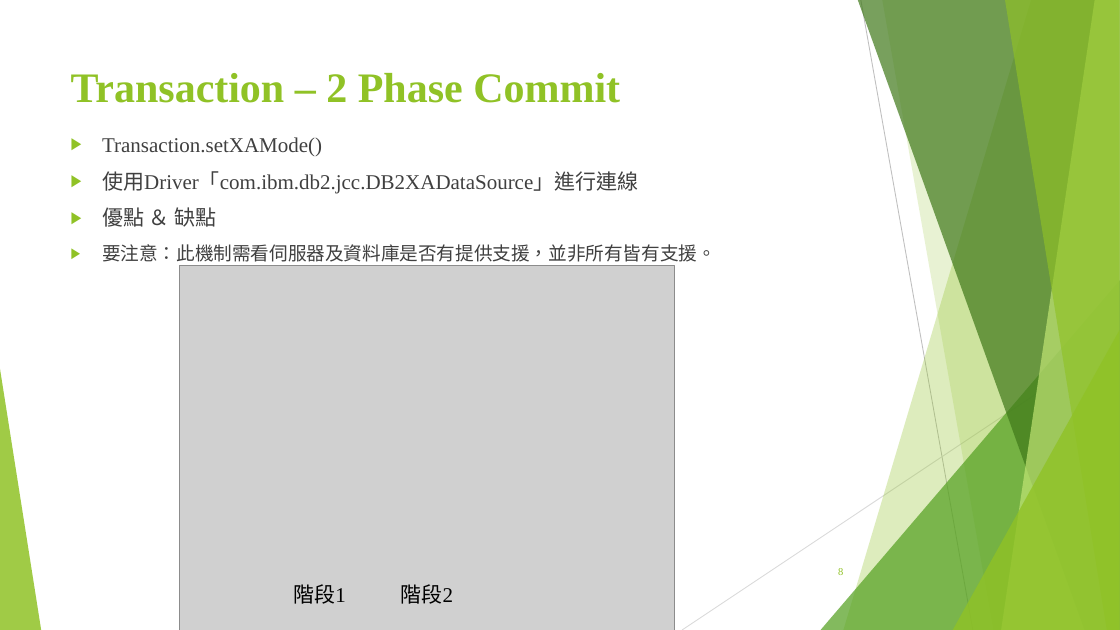
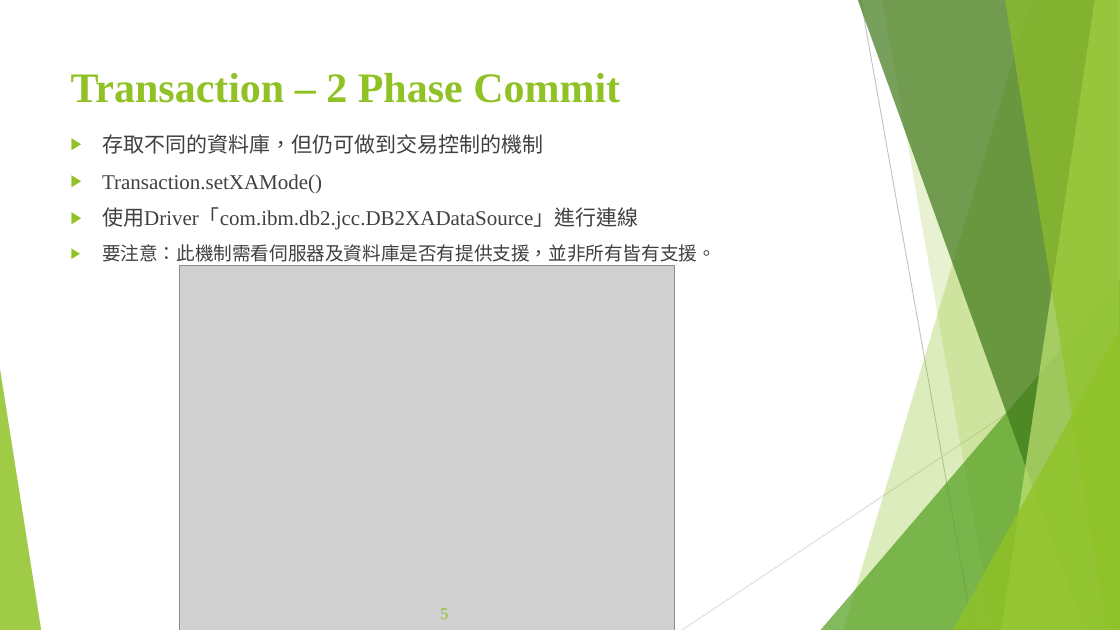
Before and after one commit to Szying/Js_Tools, a slide deck: slide 5 of 期末報告.pptx (slide 8 before the commit). Drawn at 1120x630 pixels with LibreOffice and Linux fonts; fonts in the diff are those of the drawing; grey boxes stand for pictures. Boxes give left, top, right and bottom in pixels: in the first picture for what was removed or moved away, otherwise in the second. Text is boxed around its words. In the diff, an @@ line names an element or a change of style, - is before the commit and + after.

```diff
--- a/期末報告.pptx
+++ b/期末報告.pptx
@@ text at <box>102,134,543,154</box>: paragraph added @@
+▶ 存取不同的資料庫，但仍可做到交易控制的機制
@@ text at <box>102,207,217,227</box>: paragraph removed @@
-▶ 優點 ＆ 缺點
@@ page number removed at <box>838,568,843,575</box> @@
-8
@@ text removed at <box>293,584,345,604</box> @@
-階段1
@@ text removed at <box>401,584,453,604</box> @@
-階段2
@@ page number added at <box>440,608,448,619</box>, 14 pt, text #90C226 @@
+5
```
Also in this commit, not shown: 19 other slides changed, 2 slides added, 6 slides removed.
